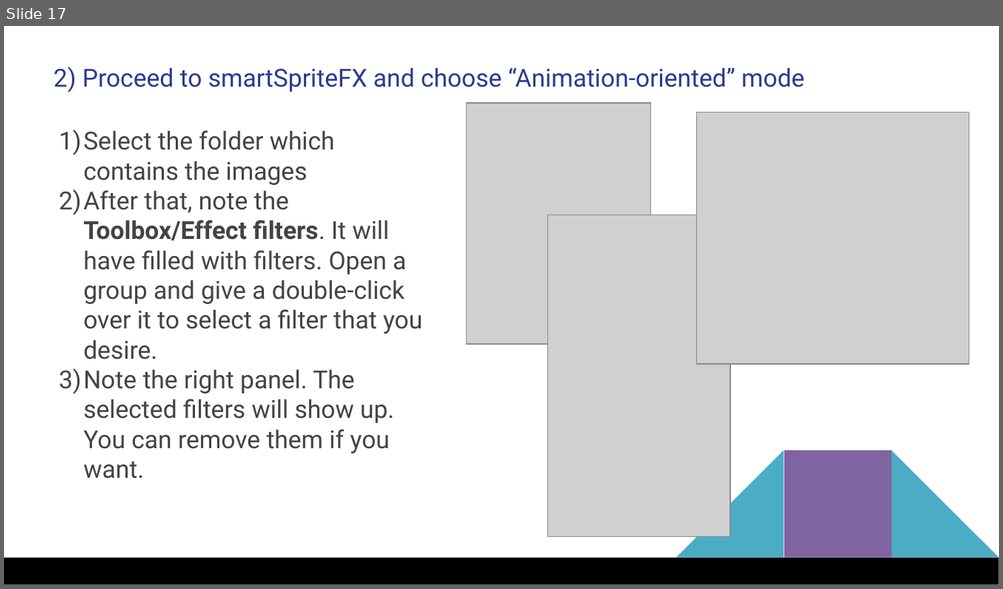
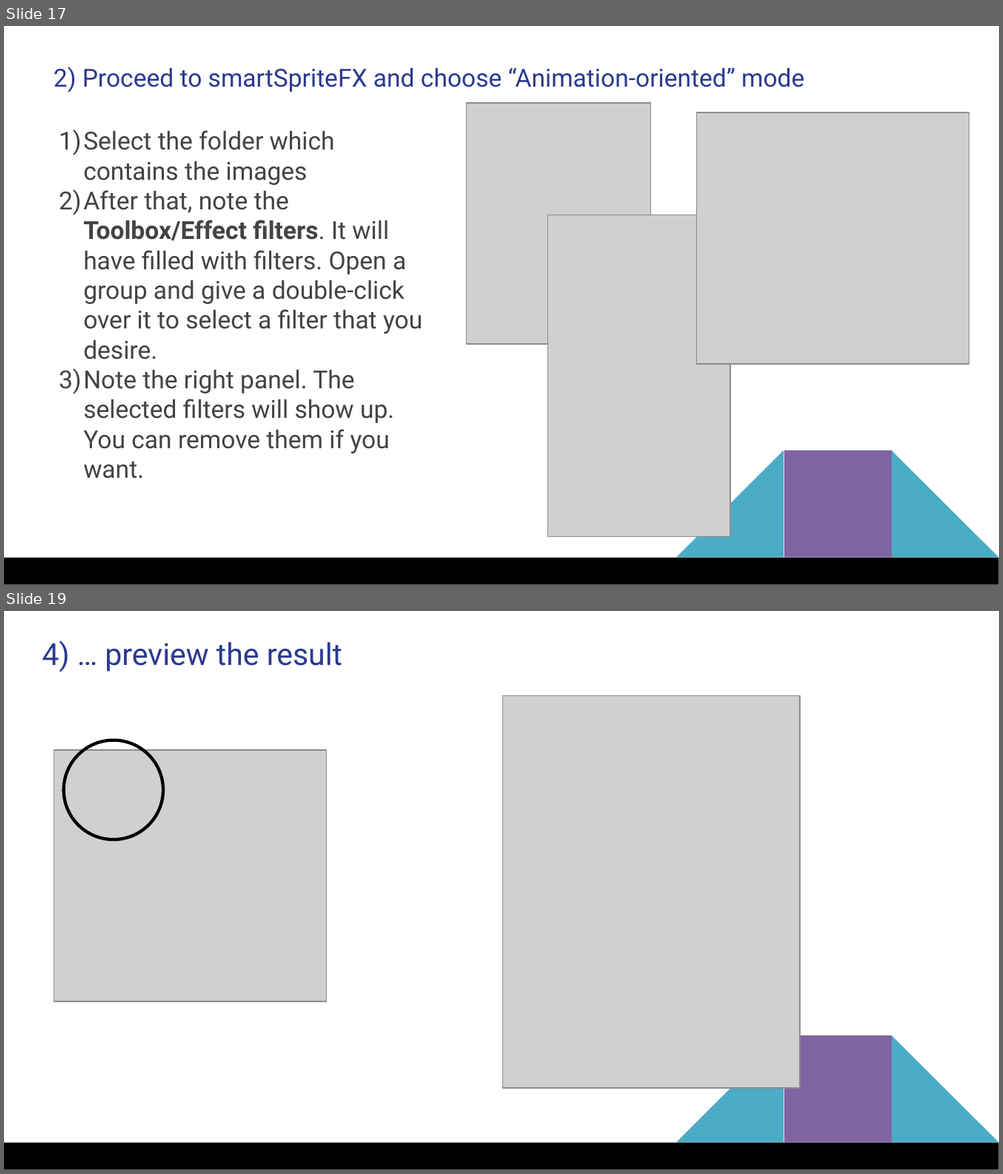
Before and after one commit to MGODOY-BR/smartSpriteFX, a slide deck: [doc]/Using smartSpriteFX.pptx. Shown one above the other, each under a label of ours: slide 17 before the commit, slides 17 and 19 after it; the slides between them are not shown. The pictures are 1003x589 and 1003x1174 pixels, drawn with LibreOffice and Linux fonts; fonts in the diff are those of the drawing; grey boxes stand for pictures. Boxes give left, top, right and bottom in pixels: in the first picture for what was removed or moved away, otherwise in the second. Text is boxed around its words. In the diff, an @@ line names an element or a change of style, - is before the commit and + after.

Commit message:
Preview e Apply

```diff
--- a/[doc]/Using smartSpriteFX.pptx
+++ b/[doc]/Using smartSpriteFX.pptx
@@ slide 19 added at (4,611,999,1170), background #FFFFFF; not listed: 4 template elements that a slide beside it also shows @@
@@ text added at (42,641,342,672), 22 pt, text #2A3990 @@
+4) … preview the result
@@ picture added at (502,695,800,1088) @@
@@ ellipse added at (64,741,163,840), outline #000000 2.3 pt @@
@@ picture added at (54,750,326,1002) @@
```
Also in this commit, not shown: 2 slides changed, 2 other slides added, 1 slide removed, 2 other files.
